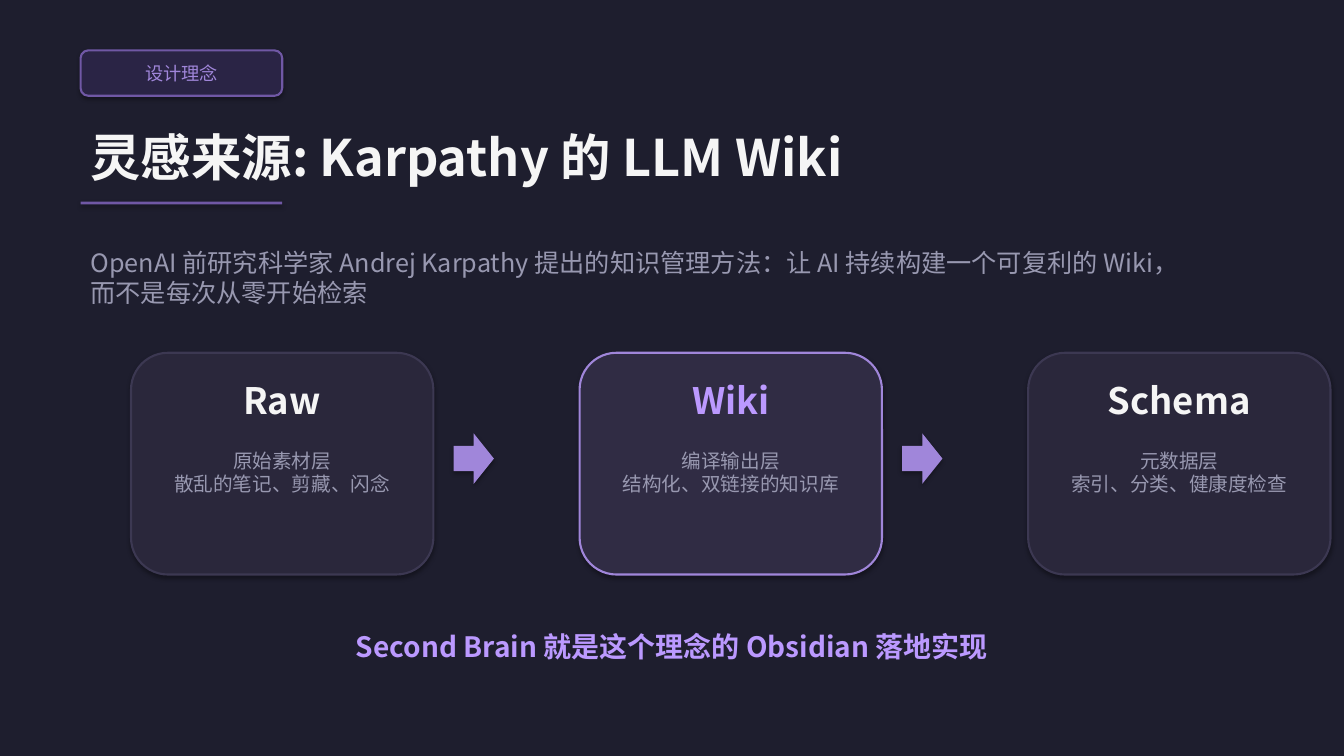
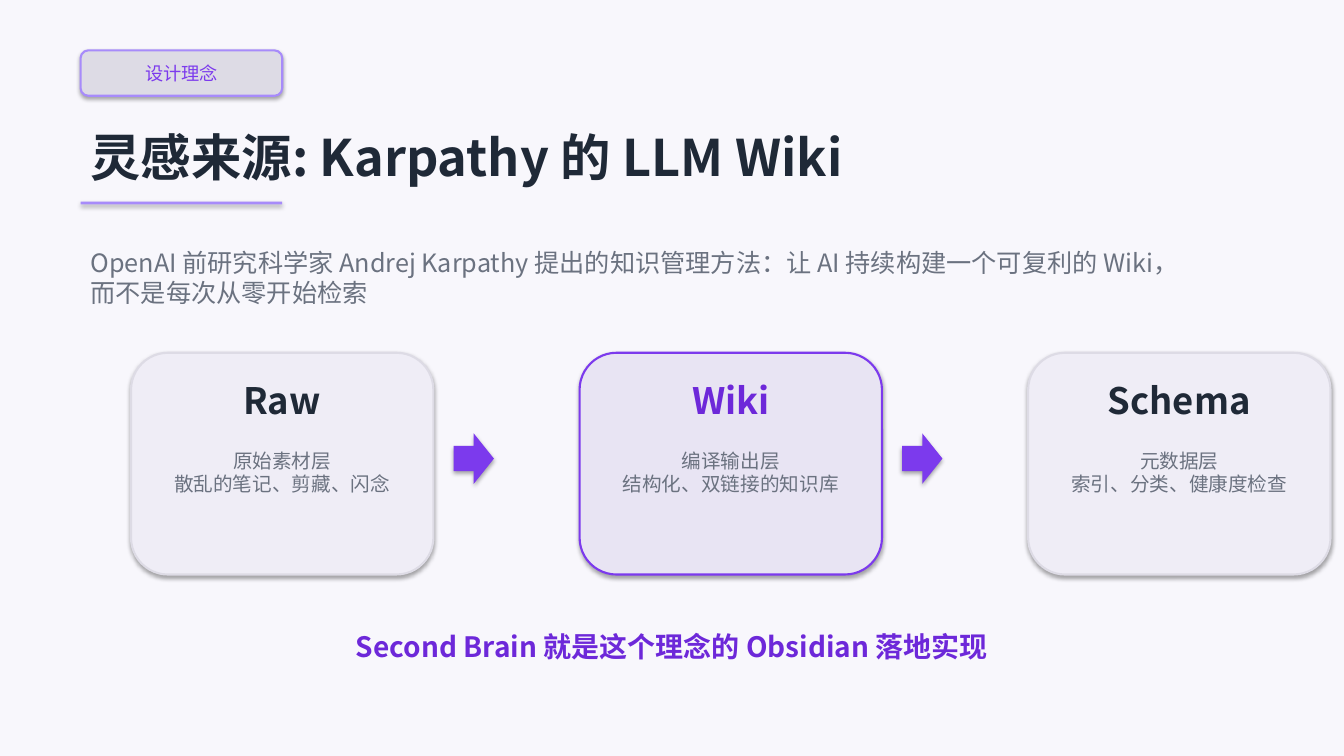
Before and after one commit to graceruowenwang/obsidian-second-brain, a slide deck: slide 5 of site/SecondBrain-Bilibili.pptx. Drawn at 1344x756 pixels with LibreOffice and Linux fonts; fonts in the diff are those of the drawing. Boxes give left, top, right and bottom in pixels: in the first picture for what was removed or moved away, otherwise in the second. Text is boxed around its words. In the diff, an @@ line names an element or a change of style, - is before the commit and + after.

Commit message:
feat: PPT 改为浅色主题，新增健康检查和生态插件页，重写分镜脚本
PPT 主题从暗色 Obsidian 风格切换为浅色背景+紫色点缀，新增知识健康度检查
和配套插件推荐两个幻灯片。分镜脚本全面重写为更自然口语化的旁白风格。

```diff
--- a/site/SecondBrain-Bilibili.pptx
+++ b/site/SecondBrain-Bilibili.pptx
@@ background #1E1E2E to #F8F7FC @@
@@ rounded rectangle "设计理念" at (81, 50, 282, 96): text colour #A086DA to #7C3AED; fill #2A2445 to #DDDBE5; outline #7058A5 1.5 pt to #A78BFA 1.5 pt @@
@@ rectangle at (81, 202, 282, 205): fill #7058A5 to #A78BFA @@
@@ rounded rectangle at (131, 353, 434, 575): fill #2A273B to #EFEDF6; outline #3C3852 1.5 pt to #DDDBE5 1.5 pt @@
@@ rounded rectangle at (580, 353, 882, 575): fill #302C44 to #E8E4F3; outline #A086DA 1.5 pt to #7C3AED 1.5 pt @@
@@ rounded rectangle at (1028, 353, 1331, 575): fill #2A273B to #EFEDF6; outline #3C3852 1.5 pt to #DDDBE5 1.5 pt @@
@@ text "Wiki" at (692, 384, 769, 414): text colour #BB99FF to #6D28D9 @@
@@ text colour #F5F5F5 to #1F2937 in 3 elements at (91, 133, 842, 188), (243, 387, 320, 415), (1108, 385, 1251, 415) @@
@@ right arrow at (454, 434, 494, 484): fill #A086DA to #7C3AED @@
@@ right arrow at (902, 434, 943, 484): fill #A086DA to #7C3AED @@
@@ text colour #9898B0 to #6B7280 in 4 elements at (91, 251, 1178, 304), (174, 451, 390, 493), (623, 451, 839, 493), (1071, 451, 1287, 493) @@
@@ text "Second Brain 就是这个理念的 Obsidian 落地实现" at (356, 633, 988, 660): text colour #BB99FF to #6D28D9 @@
```
Also in this commit, not shown: 15 other slides changed, 2 slides added, 3 other files.
